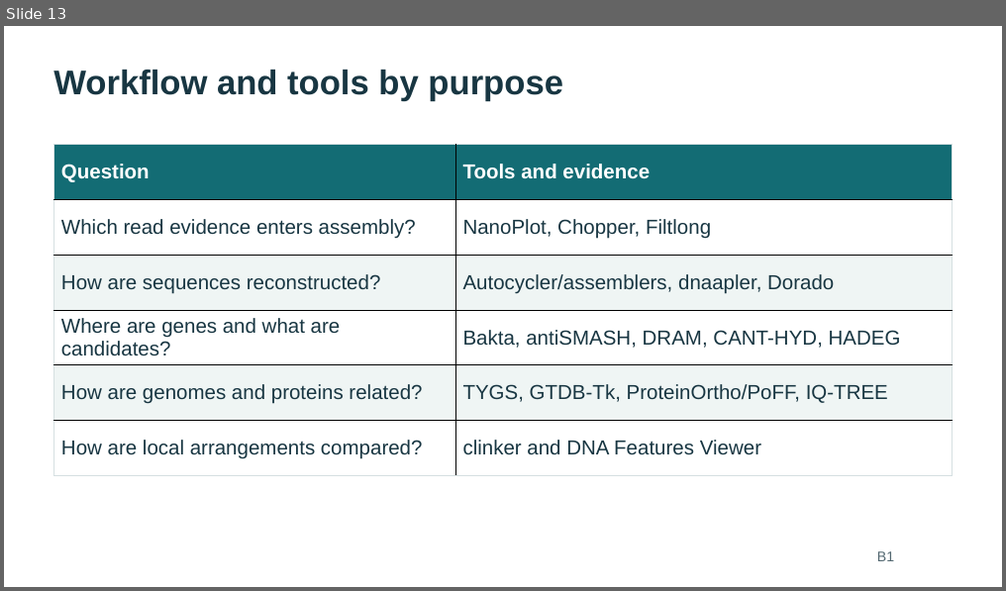
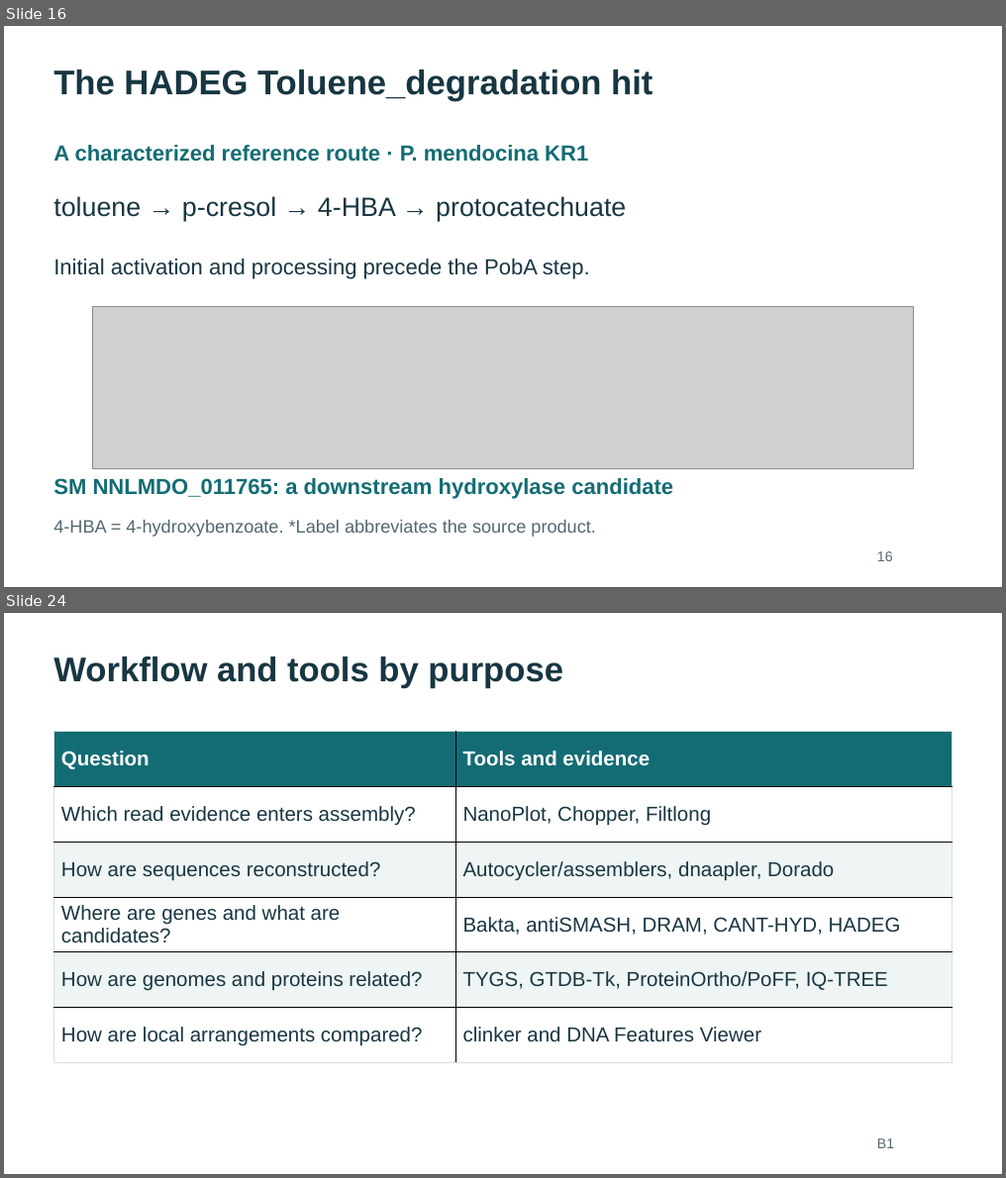
Before and after one commit to WhyAdr/sm-manu, a slide deck: explainer/NMZ-Serratia-genomics-explainer-2026-10-20.pptx. Shown one above the other, each under a label of ours: slide 13 before the commit, slides 16 and 24 after it; the slides between them are not shown. The pictures are 1006x591 and 1006x1178 pixels, drawn with LibreOffice and Linux fonts; fonts in the diff are those of the drawing; grey boxes stand for pictures. Boxes give left, top, right and bottom in pixels: in the first picture for what was removed or moved away, otherwise in the second. Text is boxed around its words. In the diff, an @@ line names an element or a change of style, - is before the commit and + after.

```diff
--- a/explainer/NMZ-Serratia-genomics-explainer-2026-10-20.pptx
+++ b/explainer/NMZ-Serratia-genomics-explainer-2026-10-20.pptx
@@ slide 16 added at [4, 26, 1002, 587], background #FFFFFF @@
@@ text added at [54, 70, 652, 101], 33 pt, text #183642, bold @@
+The HADEG Toluene_degradation hit
@@ text added at [54, 145, 588, 162], 21 pt, text #136C74, bold @@
+A characterized reference route · P. mendocina KR1
@@ text added at [54, 196, 626, 222], 25.5 pt, text #183642 @@
+toluene → p-cresol → 4-HBA → protocatechuate
@@ text added at [54, 259, 590, 279], 21 pt, text #183642 @@
+Initial activation and processing precede the PobA step.
@@ picture added at [92, 307, 915, 470] @@
@@ text added at [54, 478, 673, 499], 21 pt, text #136C74, bold @@
+SM NNLMDO_011765: a downstream hydroxylase candidate
@@ text added at [54, 520, 595, 537], 17.2 pt, text #526770 @@
+4-HBA = 4-hydroxybenzoate. *Label abbreviates the source product.
@@ text added at [877, 552, 893, 562], 13.5 pt, text #526770 @@
+16
@@ what was slide 13 is now slide 24 @@
```
Also in this commit, not shown: 12 slides changed, 10 other slides added, 22 other files.
